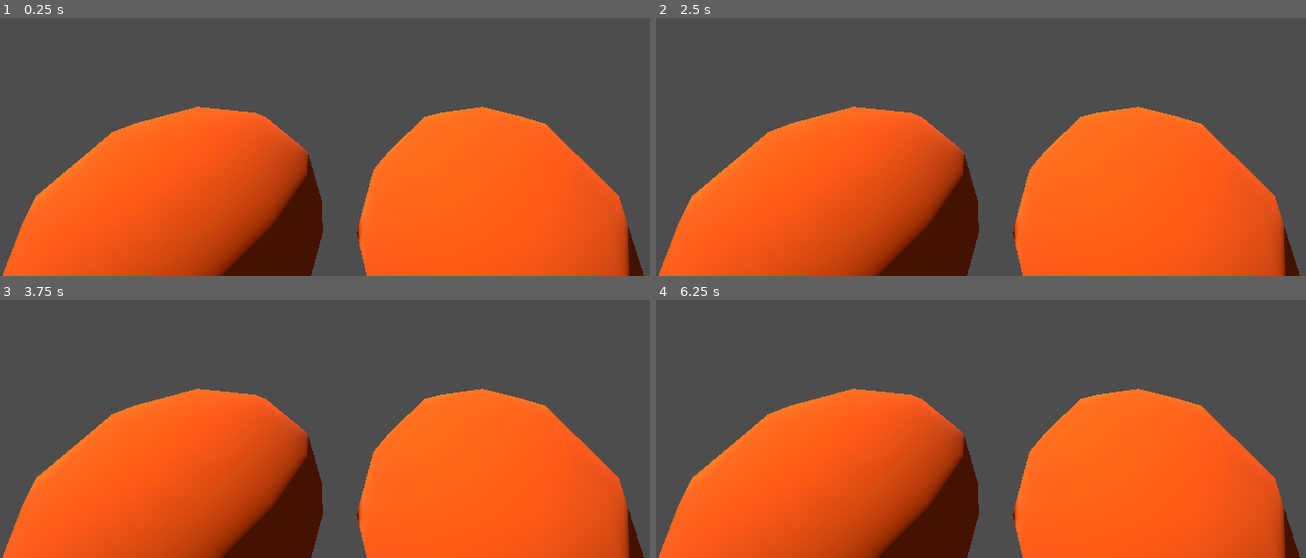
Above: before the commit, frames 1-4 (two rows, left to right).
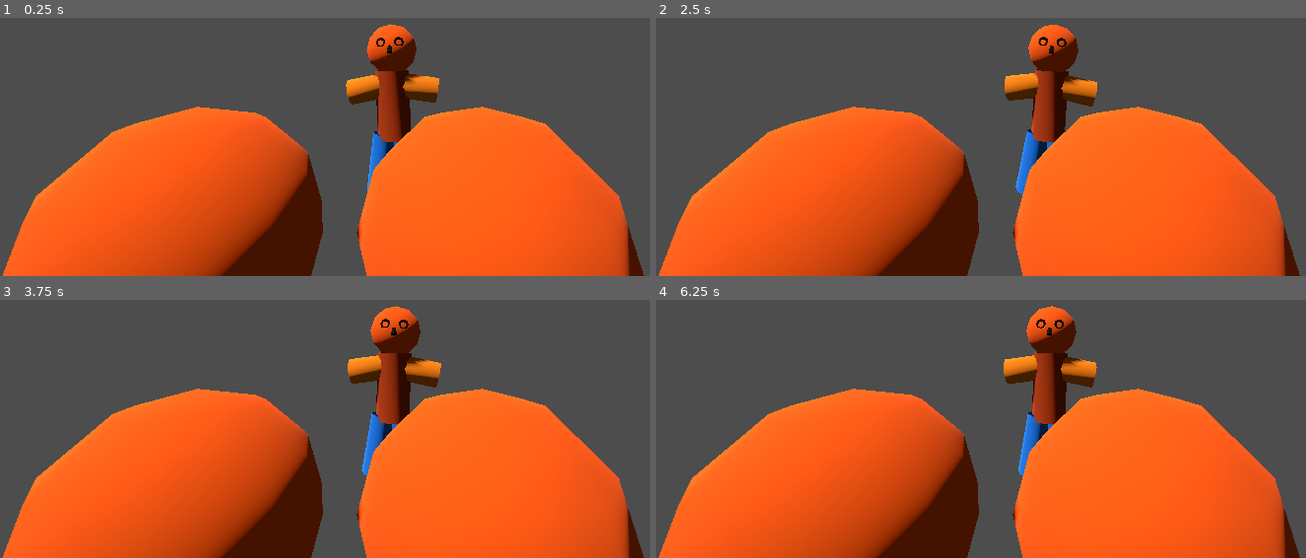
Above: after the commit, the same moments.

Repository: carterpiepenburg1/pumpkinchuckin-
Game: Godot game, scene res://Scenes/pumpkinchuckin.tscn
Same seed, same stepped clock (60 frames per second), same inputs: the game is played once before the commit and once after it.
Inputs:
- Up to frame 1 (0.25 s): no input
- Up to frame 2 (2.5 s): tap Enter at 1.25 s
- Up to frame 3 (3.75 s): no input
- Up to frame 4 (6.25 s): no input

The runs differ from the first frame. In frame 1, 3.6% of the frame differs, in the area x 53-68%, y 2-68%; in frame 2, 3.8%, in the area x 53-68%, y 2-69%; in frame 3, 3.8%; in frame 4, 3.8%.

Commit message:
Fixed enemy rotation

Diff:
--- a/Scenes/Objects/enemy.tscn
+++ b/Scenes/Objects/enemy.tscn
@@ -2,17 +2,8 @@
 
 [ext_resource type="Script" uid="uid://c52xympfjpqfp" path="res://Scripts/enemy/enemy.gd" id="1_7ifby"]
 
-[sub_resource type="CylinderShape3D" id="CylinderShape3D_gg80o"]
-
 [sub_resource type="Animation" id="Animation_i2hje"]
 length = 0.001
-tracks/0/type = "rotation_3d"
-tracks/0/imported = false
-tracks/0/enabled = true
-tracks/0/path = NodePath(".")
-tracks/0/interp = 1
-tracks/0/loop_wrap = true
-tracks/0/keys = PackedFloat32Array(0, 1, 0, 0, 0, 1)
 
 [sub_resource type="Animation" id="Animation_7ifby"]
 resource_name = "Scarecrow"
@@ -21,7 +12,7 @@
 tracks/0/type = "rotation_3d"
 tracks/0/imported = false
 tracks/0/enabled = true
-tracks/0/path = NodePath(".")
+tracks/0/path = NodePath("Models/Scarecrow")
 tracks/0/interp = 1
 tracks/0/loop_wrap = true
 tracks/0/keys = PackedFloat32Array(0, 1, 0, 0, 0, 1, 1, 1, 0.06507222, 0, 0, 0.9978805, 2, 1, 0, 0, 0, 1, 3, 1, -0.065403126, 0, 0, 0.99785894, 4, 1, 0, 0, 0, 1)
@@ -56,14 +47,11 @@
 [sub_resource type="StandardMaterial3D" id="StandardMaterial3D_ink2j"]
 albedo_color = Color(0.1254902, 0.43529412, 0.81960785, 1)
 
+[sub_resource type="CylinderShape3D" id="CylinderShape3D_gg80o"]
+
 [node name="Enemy" type="Node3D"]
 transform = Transform3D(1, 0, 0, 0, 0.99999994, 0, 0, 0, 0.99999994, 0, 0, 0)
 script = ExtResource("1_7ifby")
-
-[node name="EnemyArea" type="Area3D" parent="."]
-
-[node name="CollisionShape3D" type="CollisionShape3D" parent="EnemyArea"]
-shape = SubResource("CylinderShape3D_gg80o")
 
 [node name="Timer" type="Timer" parent="."]
 wait_time = 5.0
@@ -77,6 +65,7 @@
 [node name="Models" type="Node3D" parent="."]
 
 [node name="Scarecrow" type="Node3D" parent="Models"]
+transform = Transform3D(1, 0, 0, 0, 0.99147826, 0.13027129, 0, -0.13027129, 0.99147826, 0, 0, 0)
 
 [node name="Head" type="CSGSphere3D" parent="Models/Scarecrow"]
 transform = Transform3D(1, 0, 0, 0, 0.99999994, 0, 0, 0, 0.99999994, 0, 0.71929777, 0)
@@ -131,6 +120,12 @@
 radius = 0.15
 height = 0.7
 
-[connection signal="area_entered" from="EnemyArea" to="." method="_on_enemy_area_area_entered"]
+[node name="EnemyArea" type="Area3D" parent="Models/Scarecrow"]
+transform = Transform3D(1, 0, 0, 0, 0.9999999, 0, 0, 0, 0.9999999, 0, 0, 0)
+
+[node name="CollisionShape3D" type="CollisionShape3D" parent="Models/Scarecrow/EnemyArea"]
+shape = SubResource("CylinderShape3D_gg80o")
+
 [connection signal="timeout" from="Timer" to="." method="_on_timer_timeout"]
 [connection signal="animation_finished" from="AnimationPlayer" to="." method="_on_animation_player_animation_finished"]
+[connection signal="area_entered" from="Models/Scarecrow/EnemyArea" to="." method="_on_enemy_area_area_entered"]
--- a/Scenes/pumpkinchuckin.tscn
+++ b/Scenes/pumpkinchuckin.tscn
@@ -1,9 +1,10 @@
-[gd_scene load_steps=7 format=3 uid="uid://cnfyj80sfpkq3"]
+[gd_scene load_steps=8 format=3 uid="uid://cnfyj80sfpkq3"]
 
 [ext_resource type="Script" uid="uid://b0arcax67joif" path="res://Scripts/initializevr.gd" id="1_ua3oe"]
 [ext_resource type="Script" uid="uid://blp7t2rm6f3sg" path="res://Scripts/Player/player.gd" id="2_c37g7"]
 [ext_resource type="PackedScene" uid="uid://bvs3tncwlldvy" path="res://Scenes/Objects/pumpkin.tscn" id="2_o7usi"]
 [ext_resource type="Script" uid="uid://dnxoog51swnsj" path="res://Scripts/Player/hand.gd" id="3_gfff3"]
+[ext_resource type="PackedScene" uid="uid://3bm4j61b1rvo" path="res://Scenes/Objects/enemy.tscn" id="5_3odlv"]
 
 [sub_resource type="Environment" id="Environment_2t1jq"]
 
@@ -57,6 +58,9 @@
 [node name="Pumpkin" parent="." instance=ExtResource("2_o7usi")]
 transform = Transform3D(1, 0, 0, 0, 1, 0, 0, 0, 1, -0.7811059, 1.1165404, -1.1482626)
 
+[node name="Enemy" parent="." instance=ExtResource("5_3odlv")]
+transform = Transform3D(-0.06975647, 0, -0.9975639, 0, 0.9999999, 0, 0.99756396, 0, -0.06975646, 0, 1.1707717, -3.4422417)
+
 [node name="Pumpkin2" parent="." instance=ExtResource("2_o7usi")]
 transform = Transform3D(1, 0, 0, 0, 1, 0, 0, 0, 1, 0.35381067, 1.1165404, -1.1482626)
 
